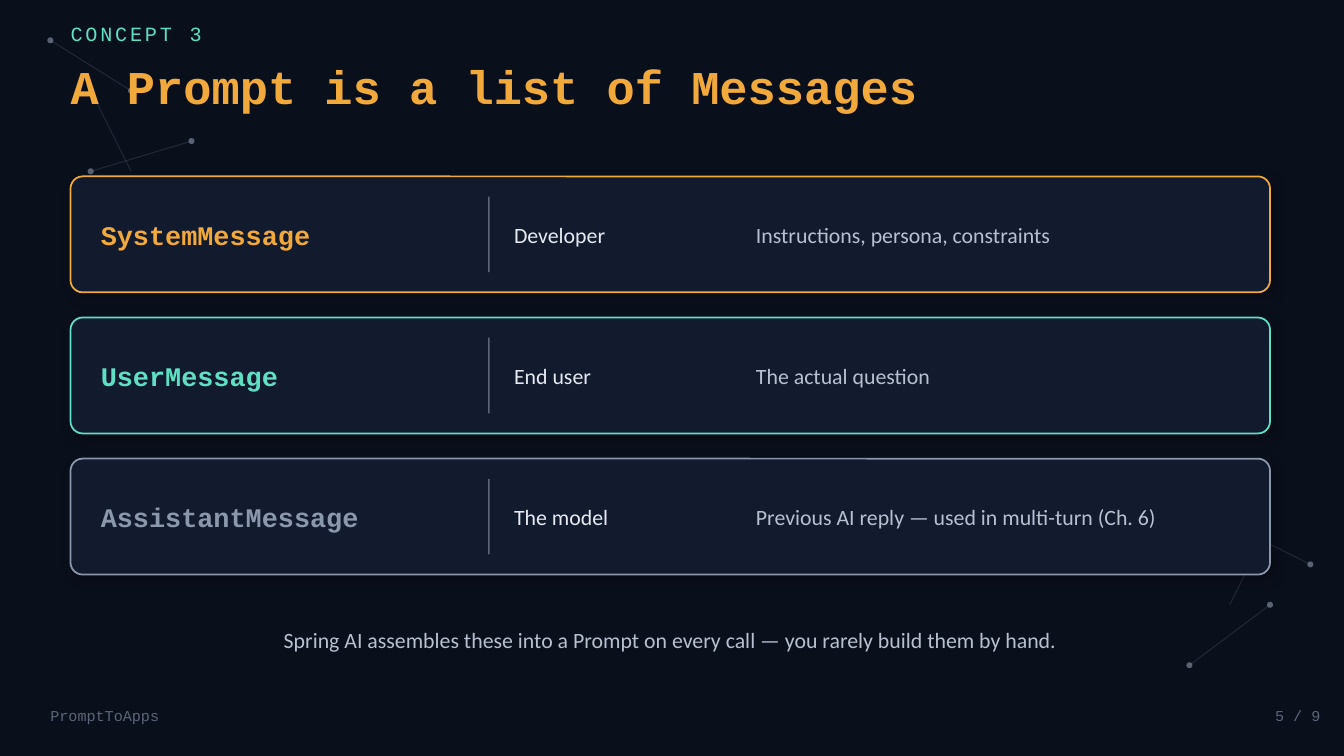
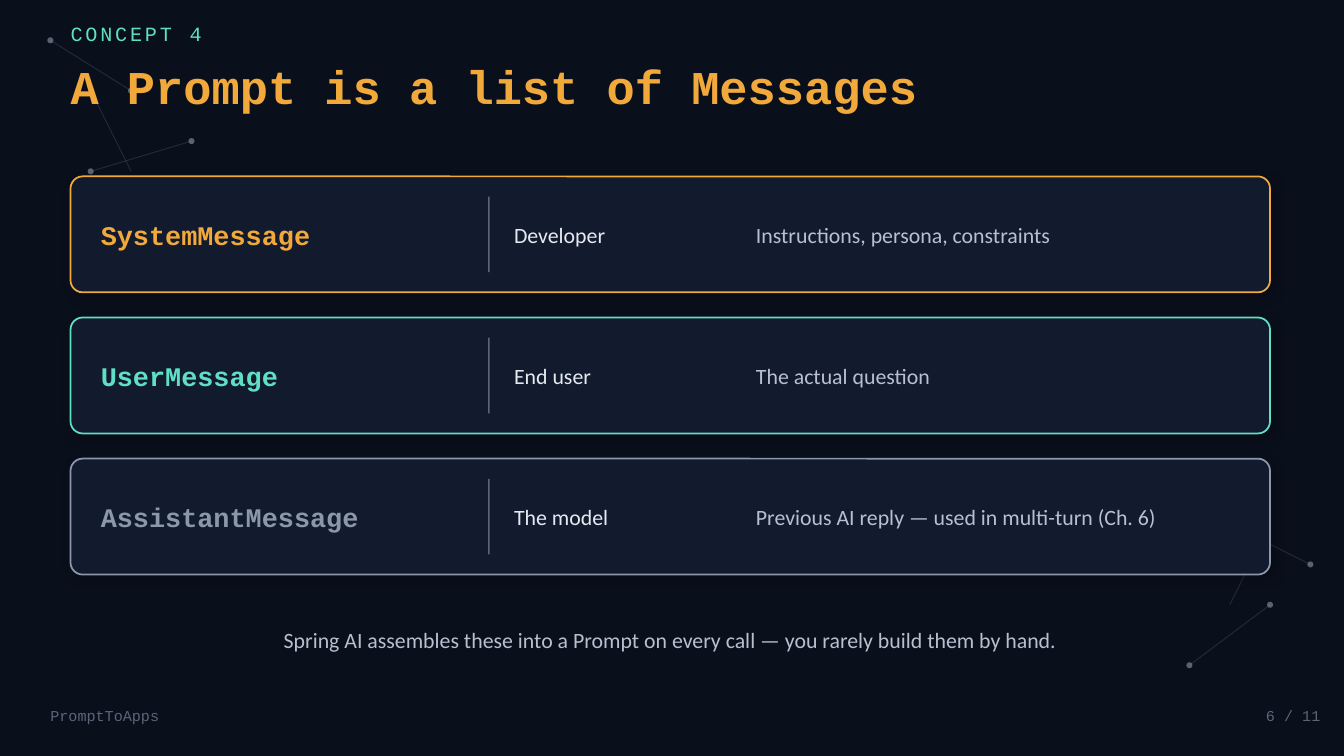
Before and after one commit to balajich/spring-ai-with-llama, a slide deck: slide 6 of slides/02-core-concepts.pptx (slide 5 before the commit). Drawn at 1344x756 pixels with LibreOffice and Linux fonts; fonts in the diff are those of the drawing. Boxes give left, top, right and bottom in pixels: in the first picture for what was removed or moved away, otherwise in the second. Text is boxed around its words. In the diff, an @@ line names an element or a change of style, - is before the commit and + after.

```diff
--- a/slides/02-core-concepts.pptx
+++ b/slides/02-core-concepts.pptx
@@ text at bbox=[71, 27, 202, 41]: text changed @@
-CONCEPT 3
+CONCEPT 4
@@ text at bbox=[1266, 711, 1320, 721]: text changed @@
-5 / 9
+6 / 11
```
Also in this commit, not shown: 8 other slides changed, 2 slides added, 6 other files.
